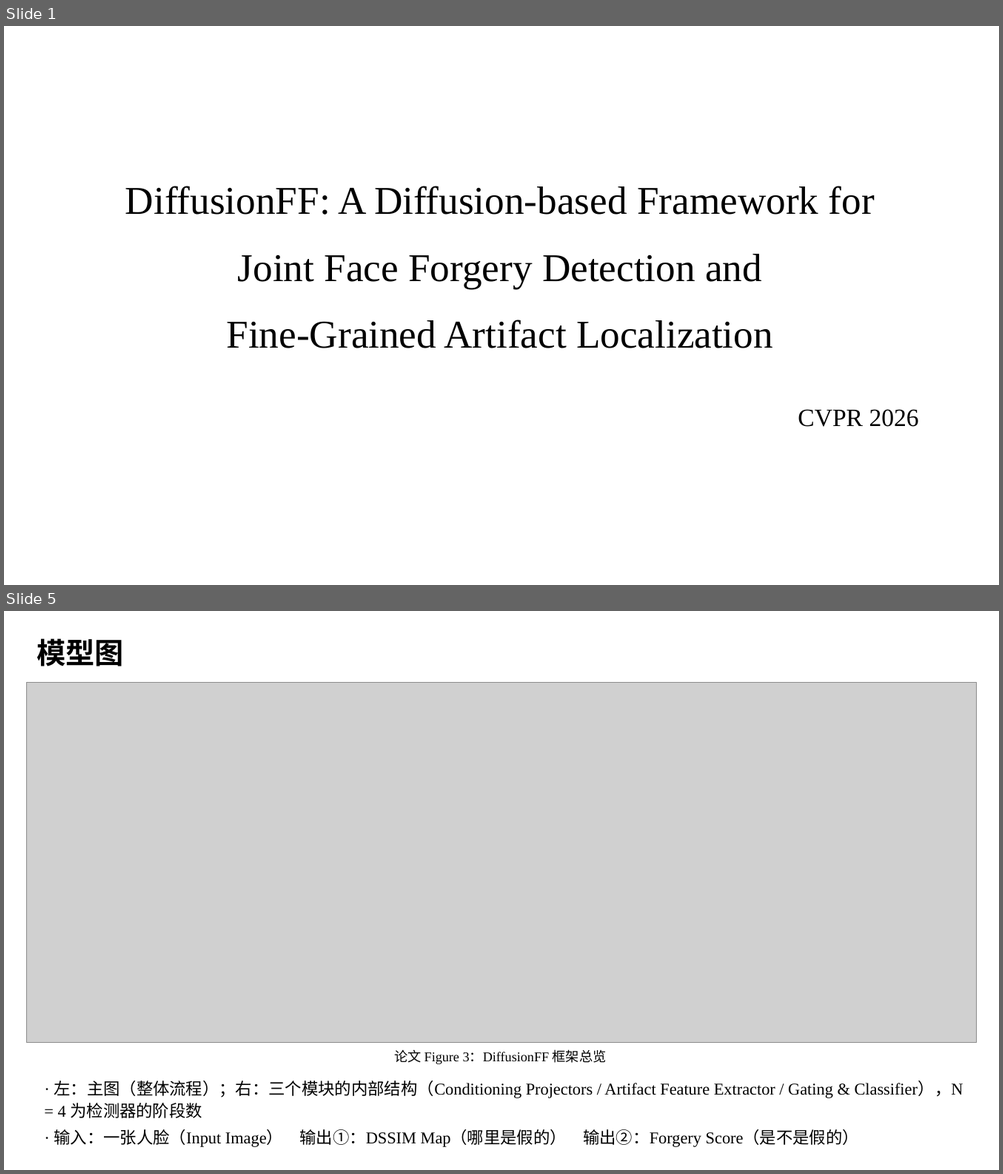
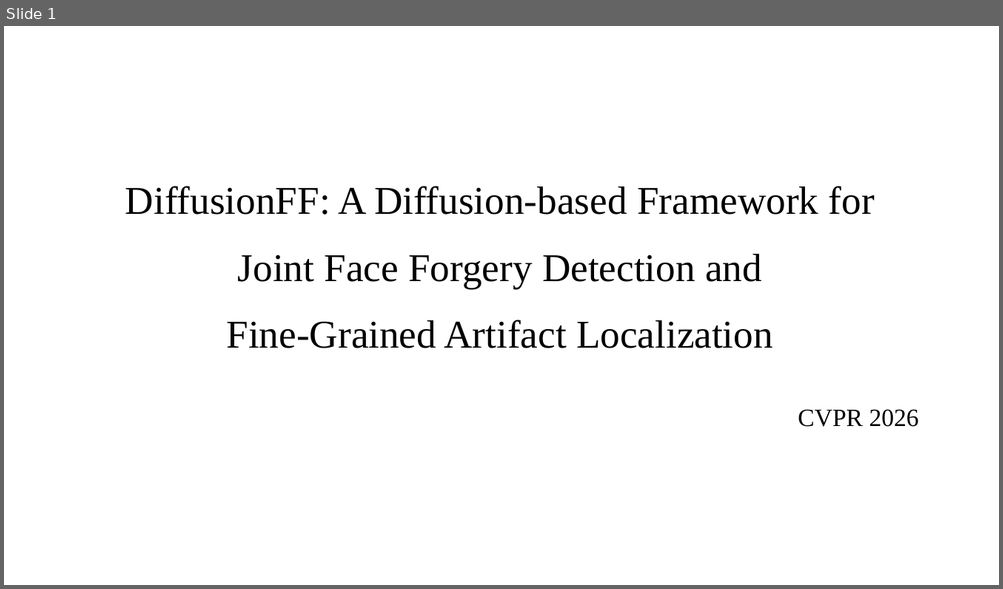
Before and after one commit to hljuzyc/Semantic-Segmentation, a slide deck: DiffusionFF汇报/DiffusionFF汇报.pptx. Shown one above the other, each under a label of ours: slides 1 and 5 before the commit, slide 1 after it; the slides between them are not shown. The pictures are 1003x1174 and 1003x589 pixels, drawn with LibreOffice and Linux fonts; fonts in the diff are those of the drawing; grey boxes stand for pictures. Boxes give left, top, right and bottom in pixels: in the first picture for what was removed or moved away, otherwise in the second. Text is boxed around its words. In the diff, an @@ line names an element or a change of style, - is before the commit and + after.

Commit message:
Simplify DiffusionFF slides to follow the template (13 slides)

```diff
--- a/DiffusionFF汇报/DiffusionFF汇报.pptx
+++ b/DiffusionFF汇报/DiffusionFF汇报.pptx
@@ slide 5 removed at bbox=[4, 611, 999, 1170], background #FFFFFF @@
@@ text removed at bbox=[37, 638, 123, 667] @@
-模型图
@@ picture removed at bbox=[26, 683, 976, 1043] @@
@@ text removed at bbox=[394, 1050, 606, 1065] @@
-论文 Figure 3：DiffusionFF 框架总览
@@ text removed at bbox=[54, 1081, 963, 1147] @@
-· 左：主图（整体流程）；右：三个模块的内部结构（Conditioning Projectors / Artifact Feature Extractor / Gating & Classifier），N = 4 为检测器的阶段数
-· 输入：一张人脸（Input Image） 输出①：DSSIM Map（哪里是假的） 输出②：Forgery Score（是不是假的）
```
Also in this commit, not shown: 2 slides changed, 10 slides added, 22 other slides removed, 28 other files.
